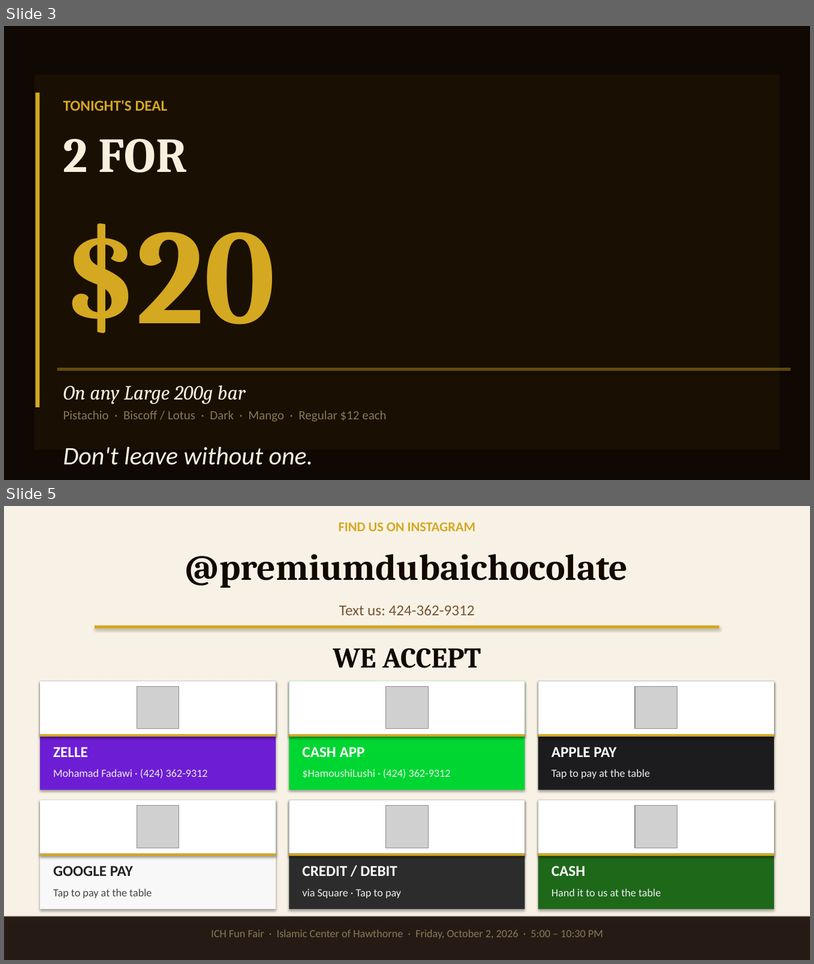
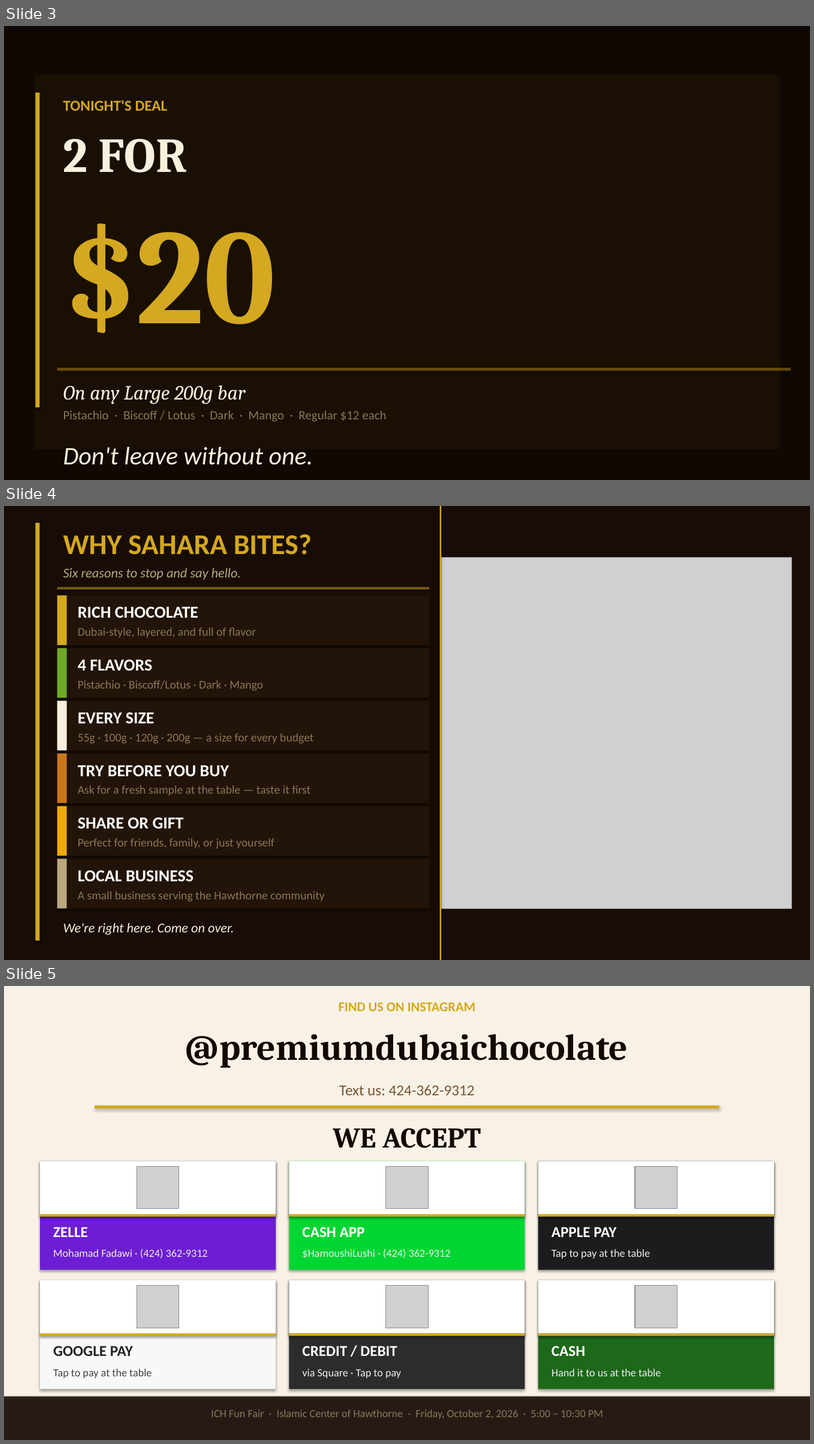
Before and after one commit to mnfadawi/hi, a slide deck: sahara-bites-fun-fair.pptx. Shown one above the other, each under a label of ours: slides 3 and 5 before the commit, slides 3, 4 and 5 after it; the slides between them are not shown. The pictures are 814x964 and 814x1444 pixels, drawn with LibreOffice and Linux fonts; fonts in the diff are those of the drawing; grey boxes stand for pictures. Boxes give left, top, right and bottom in pixels: in the first picture for what was removed or moved away, otherwise in the second. Text is boxed around its words. In the diff, an @@ line names an element or a change of style, - is before the commit and + after.

```diff
--- a/sahara-bites-fun-fair.pptx
+++ b/sahara-bites-fun-fair.pptx
@@ slide 4 added at [4,506,810,960], background #180D06 @@
@@ rectangle added at [35,523,39,940], fill #D4A820 @@
@@ rectangle added at [440,506,442,960], fill #D4A820 @@
@@ text added at [63,534,312,555], 34 pt, text #D4A820, bold @@
+WHY SAHARA BITES?
@@ picture added at [441,558,792,908] @@
@@ text added at [63,568,242,580], 16 pt, text #BBA880, italic @@
+Six reasons to stop and say hello.
@@ rectangle added at [57,587,429,589], fill #D4A820 at 50% opacity @@
@@ rectangle added at [57,595,429,645], fill #221408 @@
@@ rectangle added at [57,595,67,645], fill #D4A820 @@
@@ text added at [78,606,198,618], 20 pt, text #FFFFFF, bold @@
+RICH CHOCOLATE
@@ text added at [78,627,256,637], 14 pt, text #887858 @@
+Dubai-style, layered, and full of flavor
@@ rectangle added at [57,648,429,698], fill #221408 @@
@@ rectangle added at [57,648,67,698], fill #6EAA28 @@
@@ text added at [78,659,152,670], 20 pt, text #FFFFFF, bold @@
+4 FLAVORS
@@ text added at [78,680,263,690], 14 pt, text #887858 @@
+Pistachio · Biscoff/Lotus · Dark · Mango
@@ rectangle added at [57,701,429,750], fill #221408 @@
@@ rectangle added at [57,701,67,750], fill #F8F0DC @@
@@ text added at [78,712,155,723], 20 pt, text #FFFFFF, bold @@
+EVERY SIZE
@@ text added at [78,733,314,743], 14 pt, text #887858 @@
+55g · 100g · 120g · 200g — a size for every budget
@@ rectangle added at [57,753,429,803], fill #221408 @@
@@ rectangle added at [57,753,67,803], fill #C8781A @@
@@ text added at [78,765,230,777], 20 pt, text #FFFFFF, bold @@
+TRY BEFORE YOU BUY
@@ text added at [78,785,311,795], 14 pt, text #887858 @@
+Ask for a fresh sample at the table — taste it first
@@ rectangle added at [57,806,429,856], fill #221408 @@
@@ rectangle added at [57,806,67,856], fill #F0AA08 @@
@@ text added at [78,817,184,828], 20 pt, text #FFFFFF, bold @@
+SHARE OR GIFT
@@ text added at [78,838,275,848], 14 pt, text #887858 @@
+Perfect for friends, family, or just yourself
@@ rectangle added at [57,859,429,908], fill #221408 @@
@@ rectangle added at [57,859,67,908], fill #BBA880 @@
@@ text added at [78,870,194,882], 20 pt, text #FFFFFF, bold @@
+LOCAL BUSINESS
@@ text added at [78,891,324,901], 14 pt, text #887858 @@
+A small business serving the Hawthorne community
@@ text added at [63,922,234,934], 16 pt, text #F8F0DC, italic @@
+We're right here. Come on over.
```
Also in this commit, not shown: 1 other slide added, 2 slides removed.
